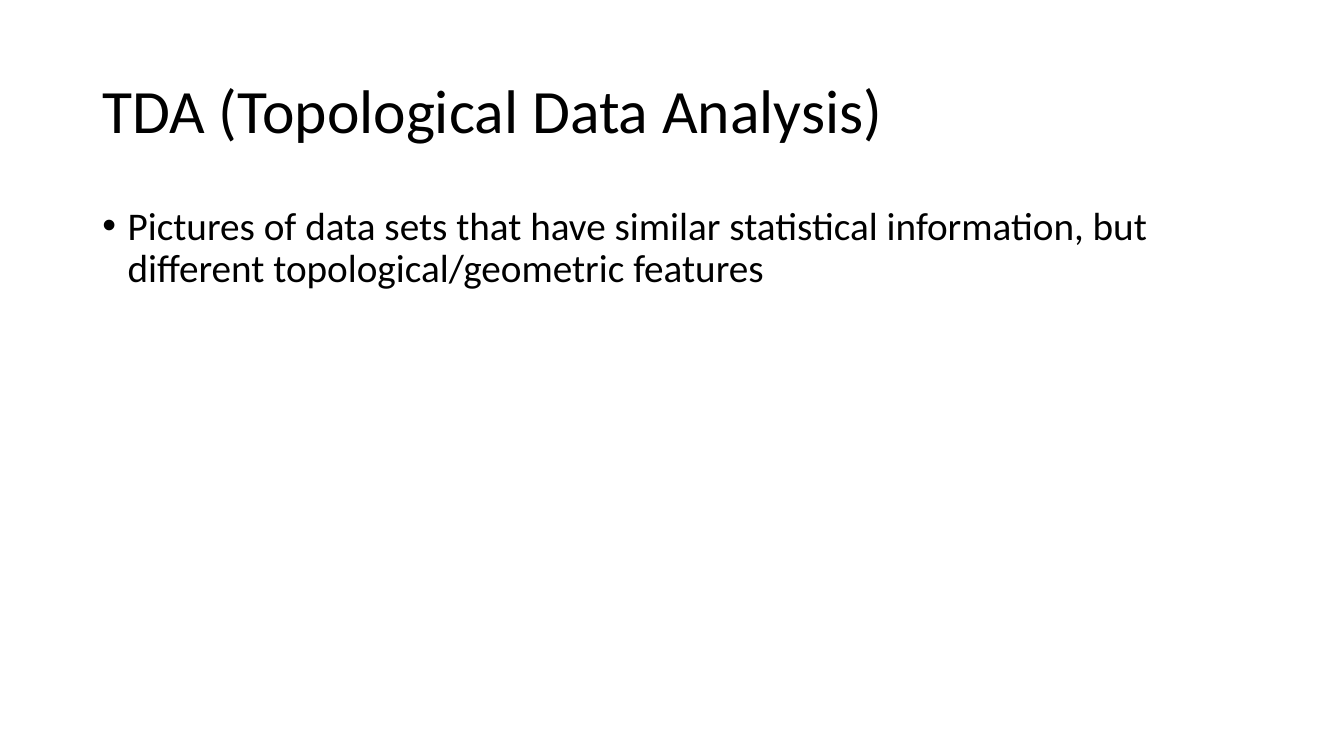
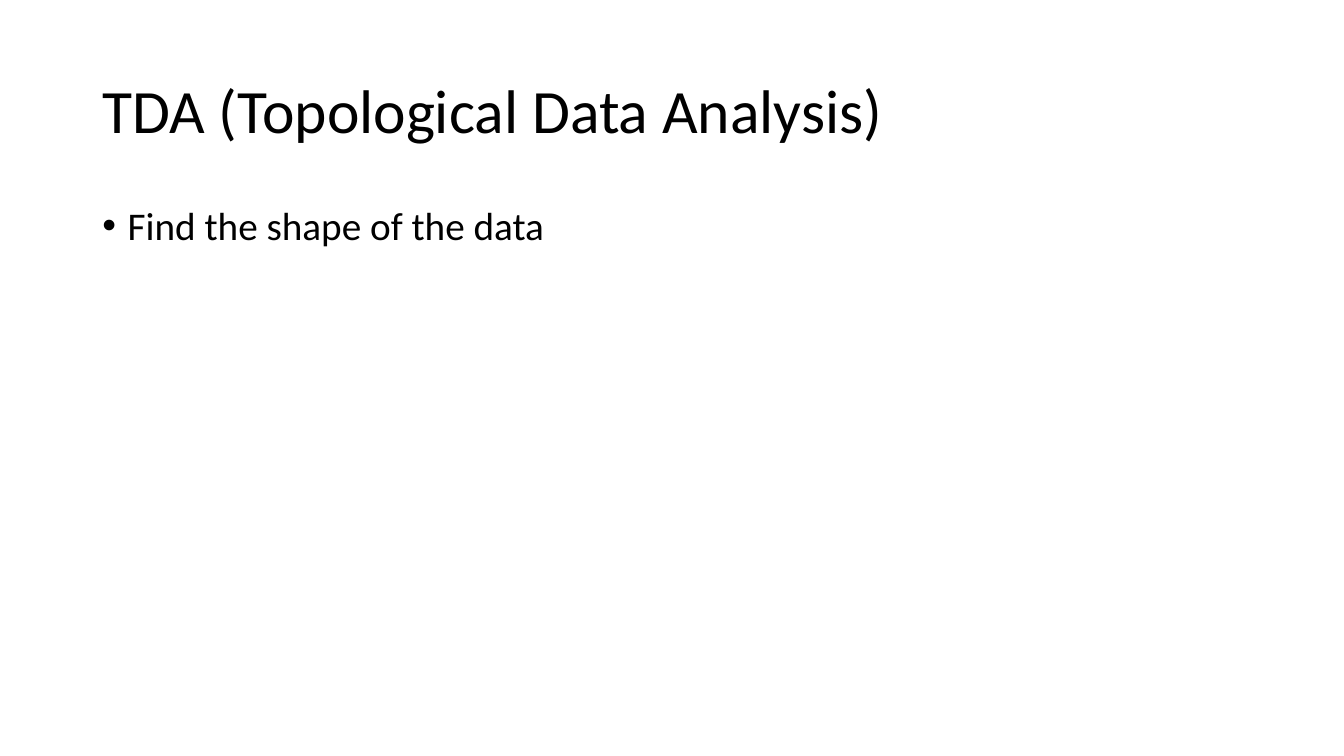
Before and after one commit to amish-mishra/TDA-shape-classification-using-DR, a slide deck: slide 5 of Delaunay-Rips_Paper/Computation_of_Persistent_Homology_Presentation.pptx (slide 2 before the commit). Drawn at 1344x756 pixels with LibreOffice and Linux fonts; fonts in the diff are those of the drawing. Boxes give left, top, right and bottom in pixels: in the first picture for what was removed or moved away, otherwise in the second. Text is boxed around its words. In the diff, an @@ line names an element or a change of style, - is before the commit and + after.

Commit message:
added more slides to PPT

```diff
--- a/Delaunay-Rips_Paper/Computation_of_Persistent_Homology_Presentation.pptx
+++ b/Delaunay-Rips_Paper/Computation_of_Persistent_Homology_Presentation.pptx
@@ text at <box>128,212,544,247</box>: text changed @@
-• Pictures of data sets that have similar statistical information, but different topological/geometric features
+• Find the shape of the data
```
Also in this commit, not shown: 1 other slide changed, 28 slides added, 1 other file.
